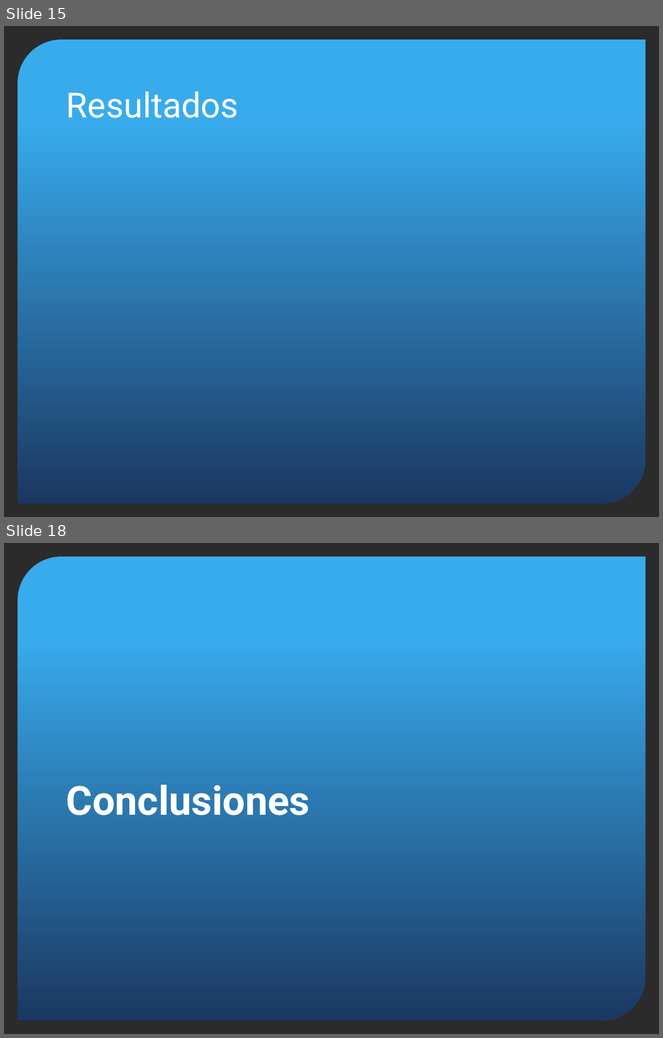
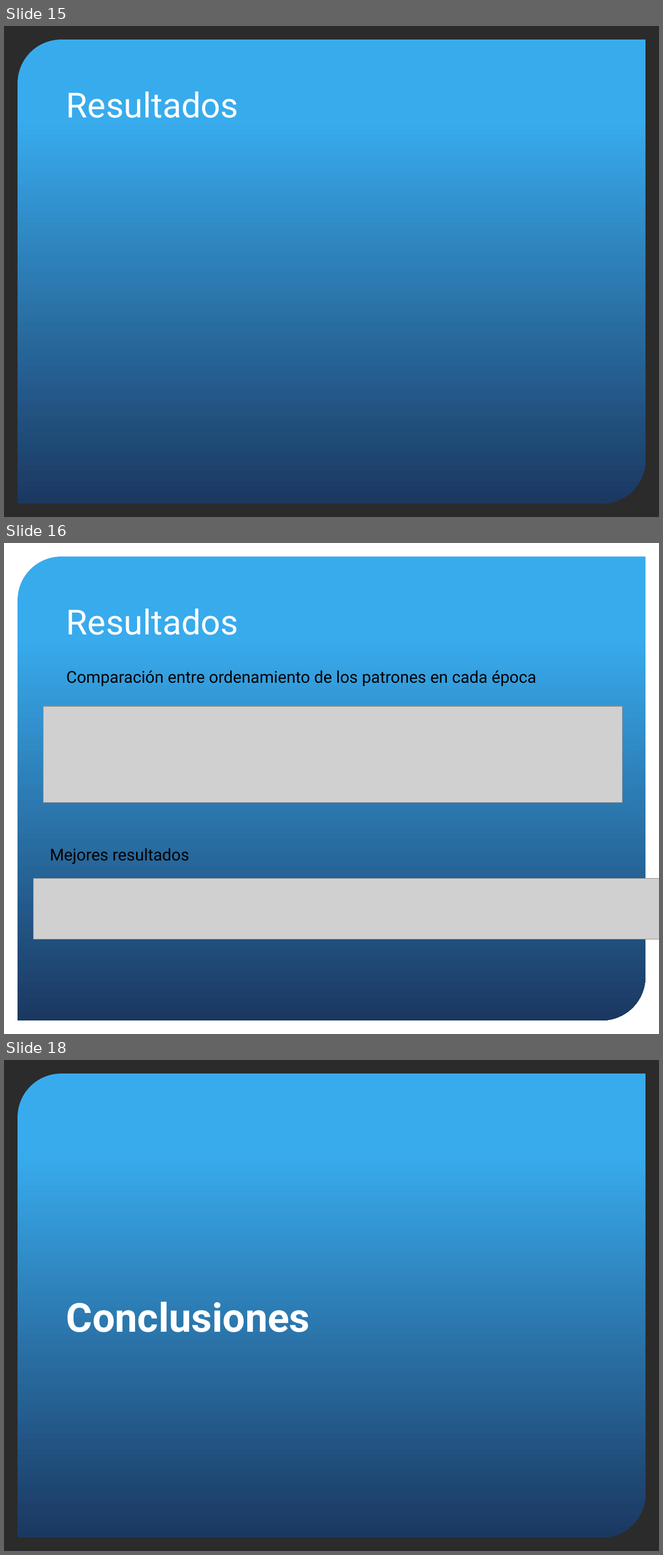
Before and after one commit to joseignaciosg/SIA-TP2, a slide deck: docs/SIA-TP2.pptx. Shown one above the other, each under a label of ours: slides 15 and 18 before the commit, slides 15, 16 and 18 after it; the slides between them are not shown. The pictures are 663x1038 and 663x1555 pixels, drawn with LibreOffice and Linux fonts; fonts in the diff are those of the drawing; grey boxes stand for pictures; background and template pictures are left out; a plain dark background stands for a picture behind light text. Boxes give left, top, right and bottom in pixels: in the first picture for what was removed or moved away, otherwise in the second. Text is boxed around its words. In the diff, an @@ line names an element or a change of style, - is before the commit and + after.

```diff
--- a/docs/SIA-TP2.pptx
+++ b/docs/SIA-TP2.pptx
@@ slide 16 added at [4,543,659,1034], background picture (left out); not listed: 1 template element that a slide beside it also shows @@
@@ title added at [66,609,239,635], 38 pt, text #FFFFFF @@
+Resultados
@@ text added at [66,670,536,687], 18 pt, text #000000 @@
+Comparación entre ordenamiento de los patrones en cada época
@@ picture added at [44,706,622,802] @@
@@ text added at [50,848,190,864], 18 pt, text #000000 @@
+Mejores resultados
@@ picture added at [34,879,659,940] @@
```
Also in this commit, not shown: 1 slide changed, 1 slide removed, 1 other file.
